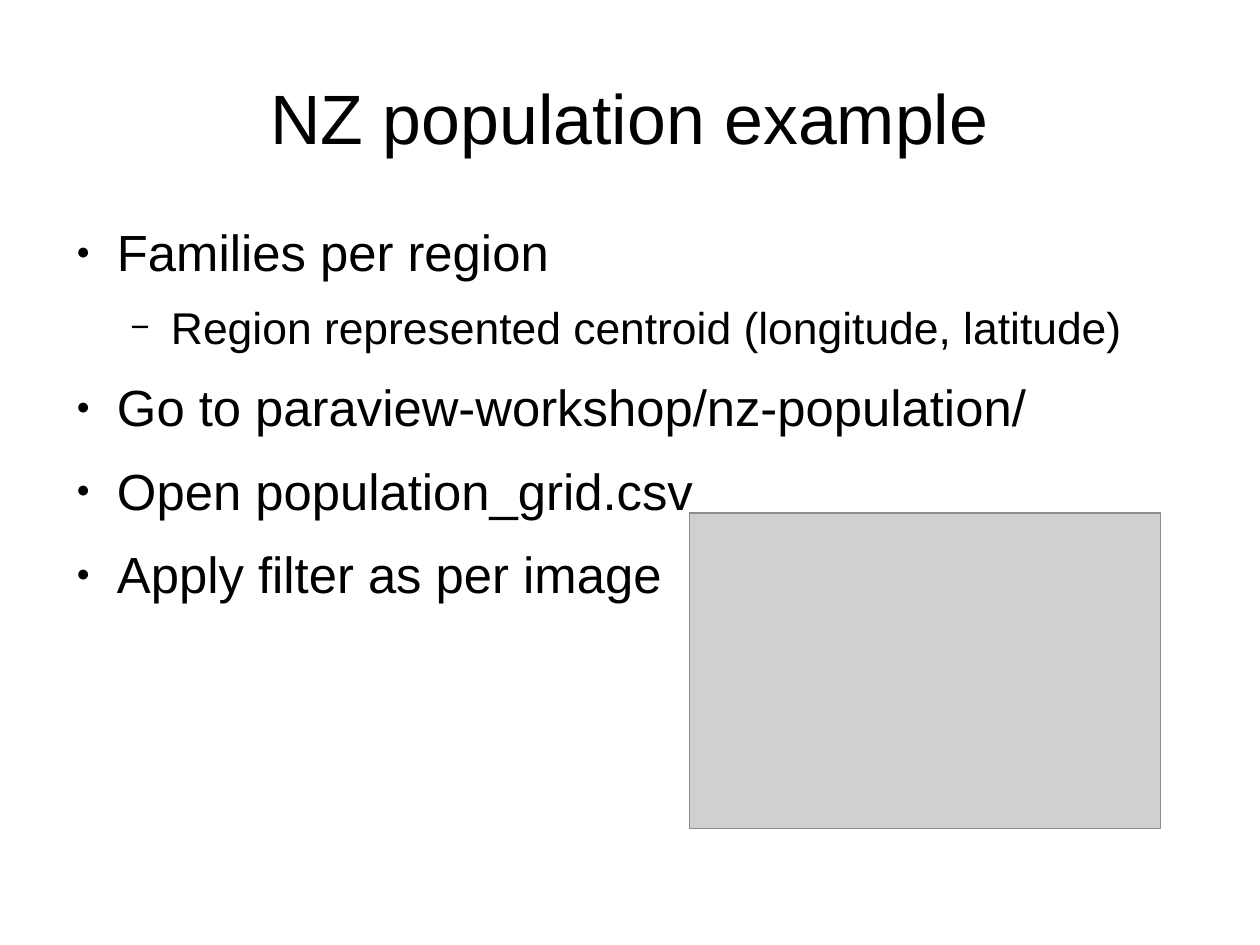
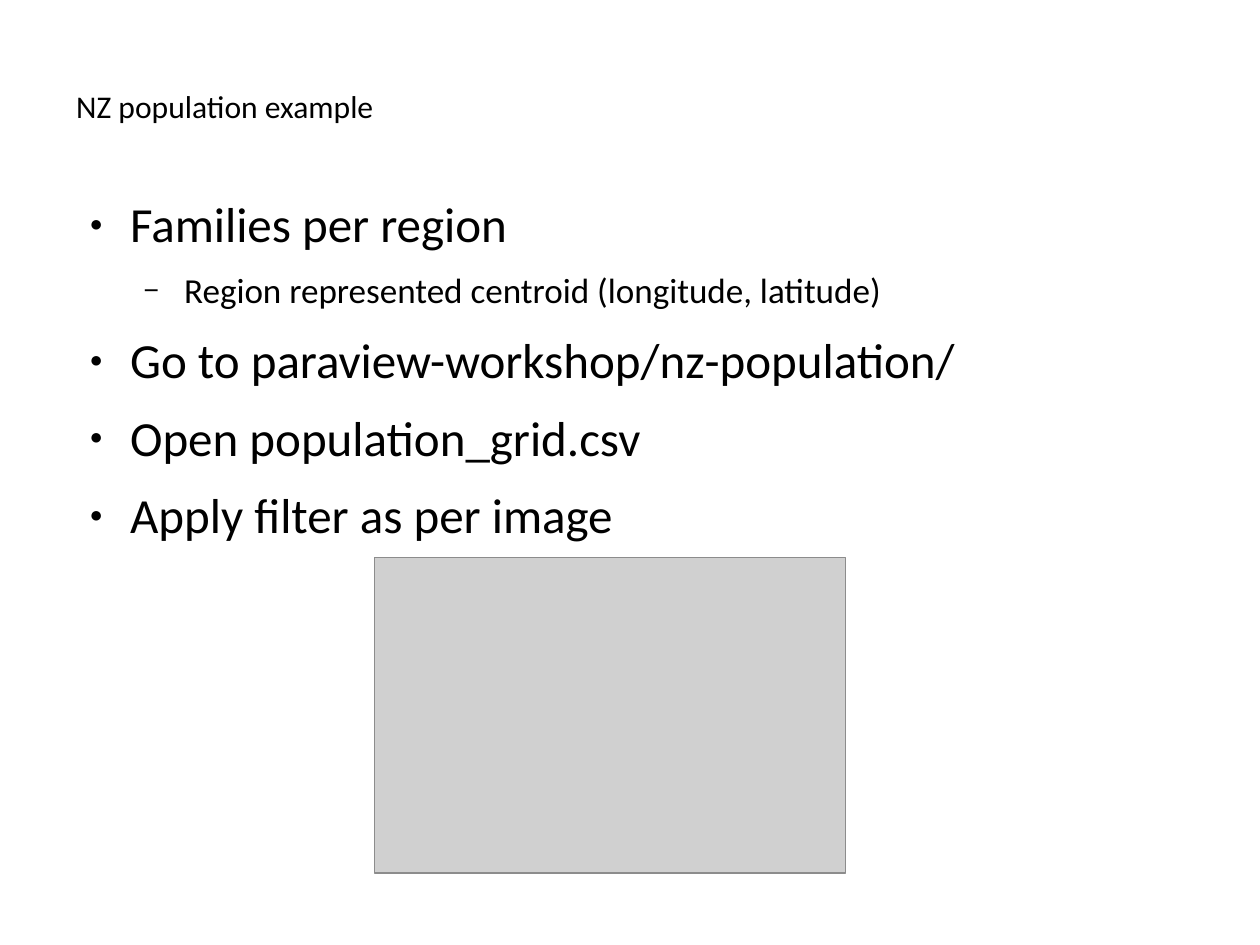
Before and after one commit to ucgmsim/workshops, a slide deck: slide 9 of presentation/slides.odp. Drawn at 1260x945 pixels with LibreOffice and Linux fonts; fonts in the diff are those of the drawing; grey boxes stand for pictures. Boxes give left, top, right and bottom in pixels: in the first picture for what was removed or moved away, otherwise in the second. Text is boxed around its words. In the diff, an @@ line names an element or a change of style, - is before the commit and + after.

```diff
--- a/presentation/slides.odp
+++ b/presentation/slides.odp
@@ title "NZ population example": place and size @@
-title "NZ population example" at (270,93,988,157)
+title "NZ population example" at (76,96,373,123)
@@ title "NZ population example" at (76,96,373,123): size 44 to 19.9 pt, font Arial to Calibri; alignment centre to left @@
@@ text "Families per region": place and size @@
-text "Families per region" at (117,234,1121,604)
+text "Families per region" at (130,208,955,542)
@@ text "Families per region" at (130,208,955,542): size 32 to 30.9 pt in "Families per region", "Go to paraview-workshop/nz-population/", "Open population_grid.csv", "Apply filter as per image"; font Arial to Calibri; size 28 to 22.1 pt in "Region represented centroid (longitude, latitude)"; line spacing 1 to 0.9; more space between paragraphs @@
@@ picture: place and size @@
-picture at (689,513,1162,829)
+picture at (374,558,846,874)
```
Also in this commit, not shown: 10 other slides changed, 4 slides added.
